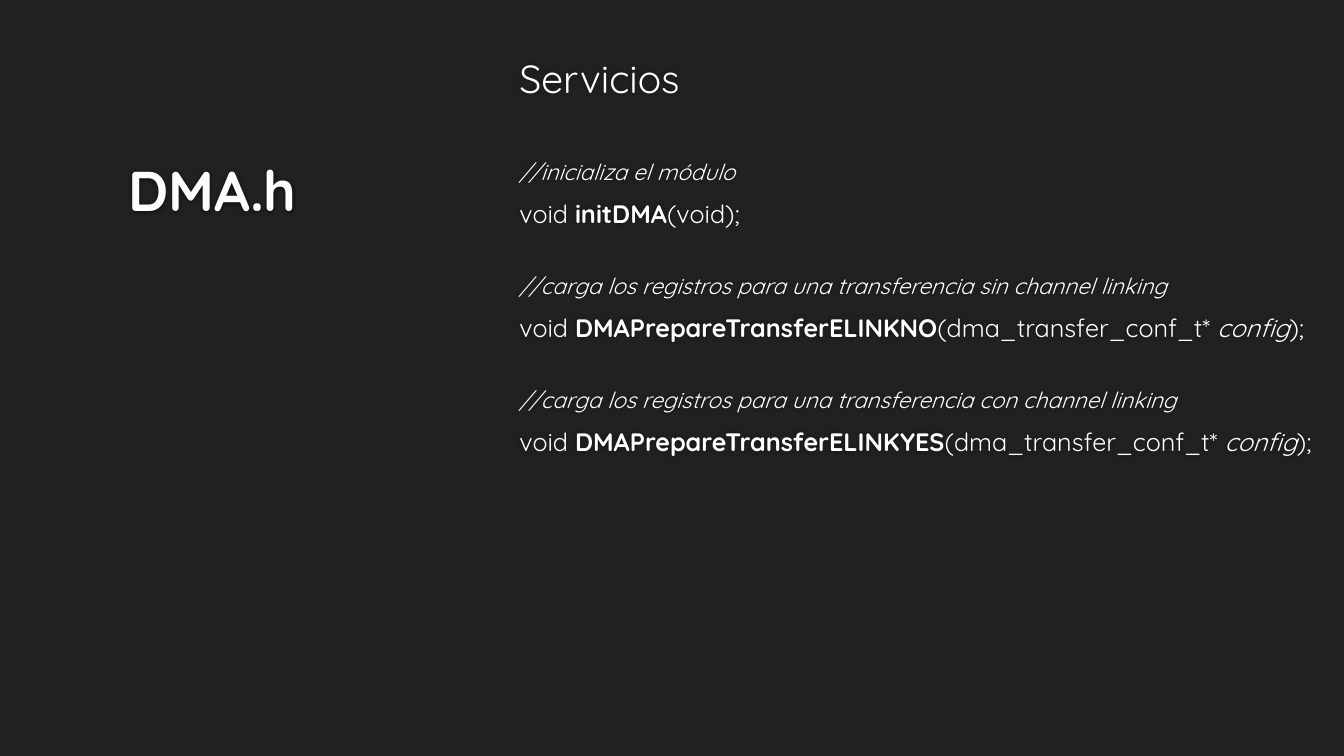
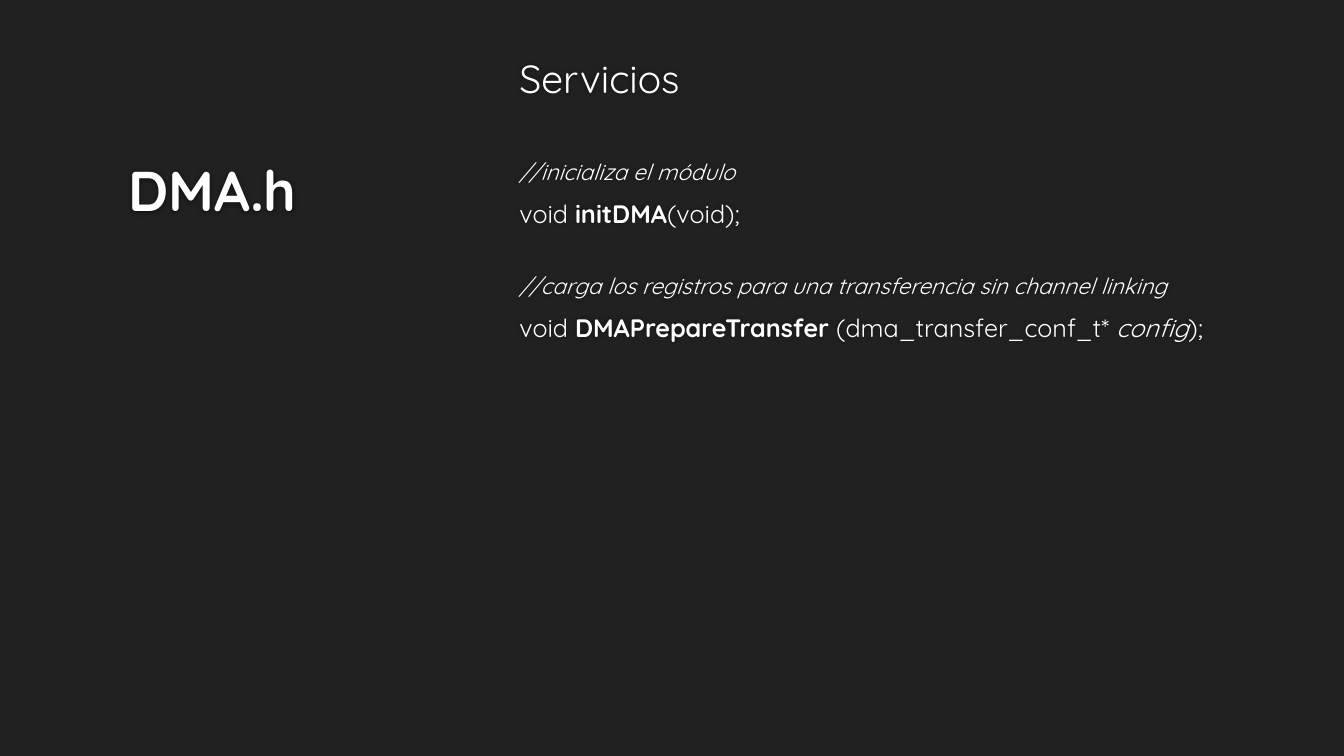
Before and after one commit to alexandrufedco92/TP3-LABmicros, a slide deck: slide 8 of TP N°3-PPT.pptx. Drawn at 1344x756 pixels with LibreOffice and Linux fonts; fonts in the diff are those of the drawing; background and template pictures are left out. Boxes give left, top, right and bottom in pixels: in the first picture for what was removed or moved away, otherwise in the second. Text is boxed around its words. In the diff, an @@ line names an element or a change of style, - is before the commit and + after.

```diff
--- a/TP N°3-PPT.pptx
+++ b/TP N°3-PPT.pptx
@@ text at <box>519,318,1188,342</box>: text changed @@
-void DMAPrepareTransferELINKNO(dma_transfer_conf_t* config);
-//carga los registros para una transferencia con channel linking
-void DMAPrepareTransferELINKYES(dma_transfer_conf_t* config);
+void DMAPrepareTransfer (dma_transfer_conf_t* config);
```
Also in this commit, not shown: 1 other slide changed.
